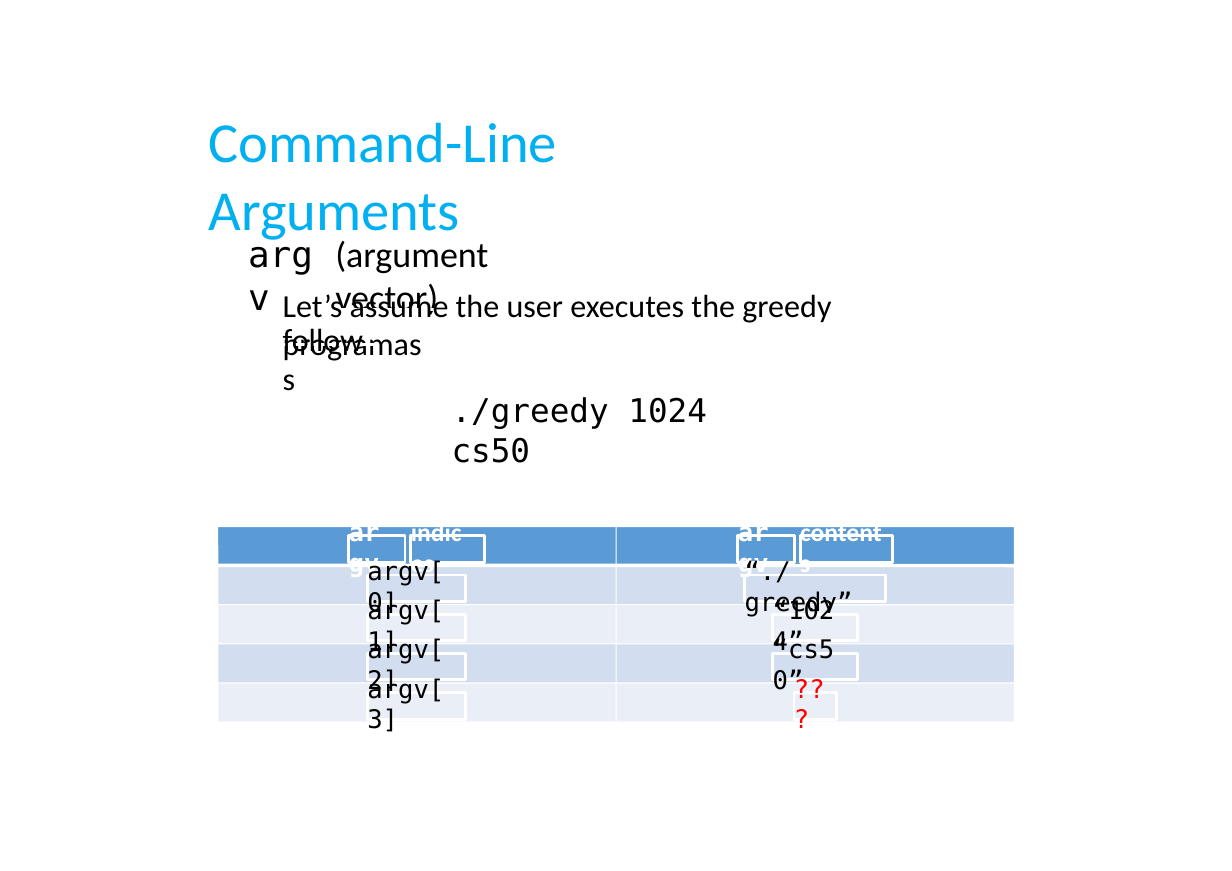
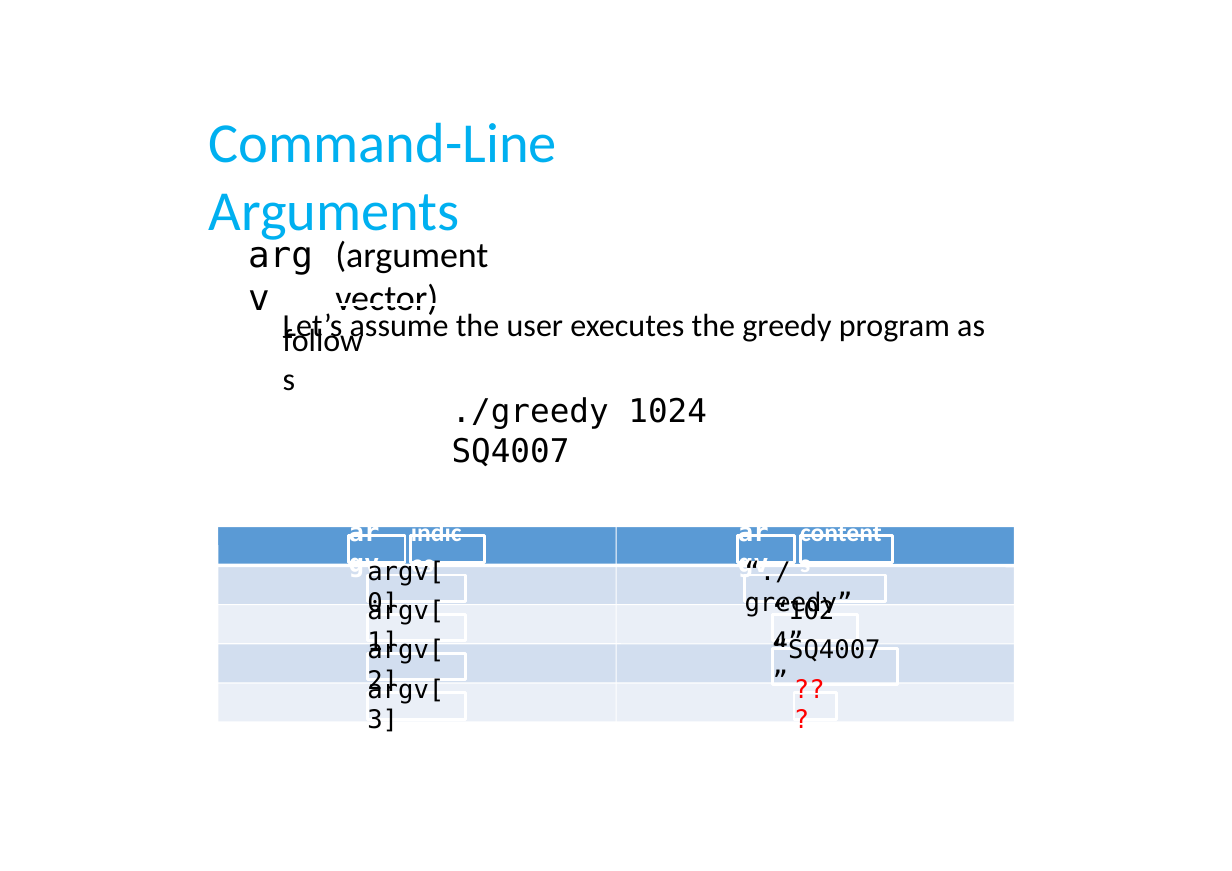
Before and after one commit to SQ4007-2025/website, a slide deck: slide 9 of tutorials/week_3/3.command_line_arguments.pptx. Drawn at 1232x871 pixels with LibreOffice and Linux fonts; fonts in the diff are those of the drawing. Boxes give left, top, right and bottom in pixels: in the first picture for what was removed or moved away, otherwise in the second. Text is boxed around its words. In the diff, an @@ line names an element or a change of style, - is before the commit and + after.

```diff
--- a/tutorials/week_3/3.command_line_arguments.pptx
+++ b/tutorials/week_3/3.command_line_arguments.pptx
@@ text at <box>283,309,985,344</box>: spaces changed @@
-Let’s assume the user executes the greedy programas
+Let’s assume the user executes the greedy program as
@@ text at <box>452,397,707,466</box>: text changed @@
-./greedy 1024 cs50
+./greedy 1024 SQ4007
@@ text at <box>773,638,881,664</box>: text changed @@
-“cs50”
+“SQ4007”
```
Also in this commit, not shown: 6 other slides changed, 1 other file.
